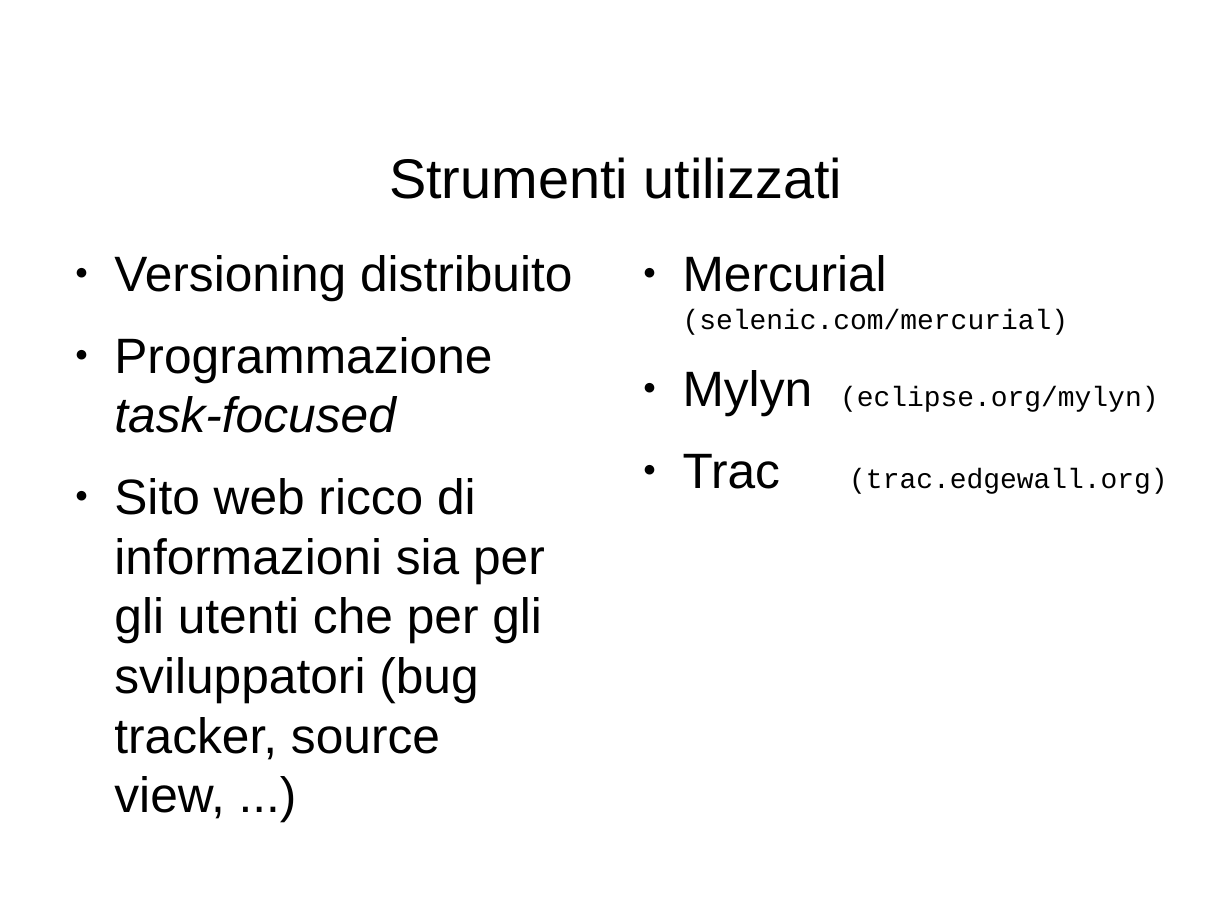
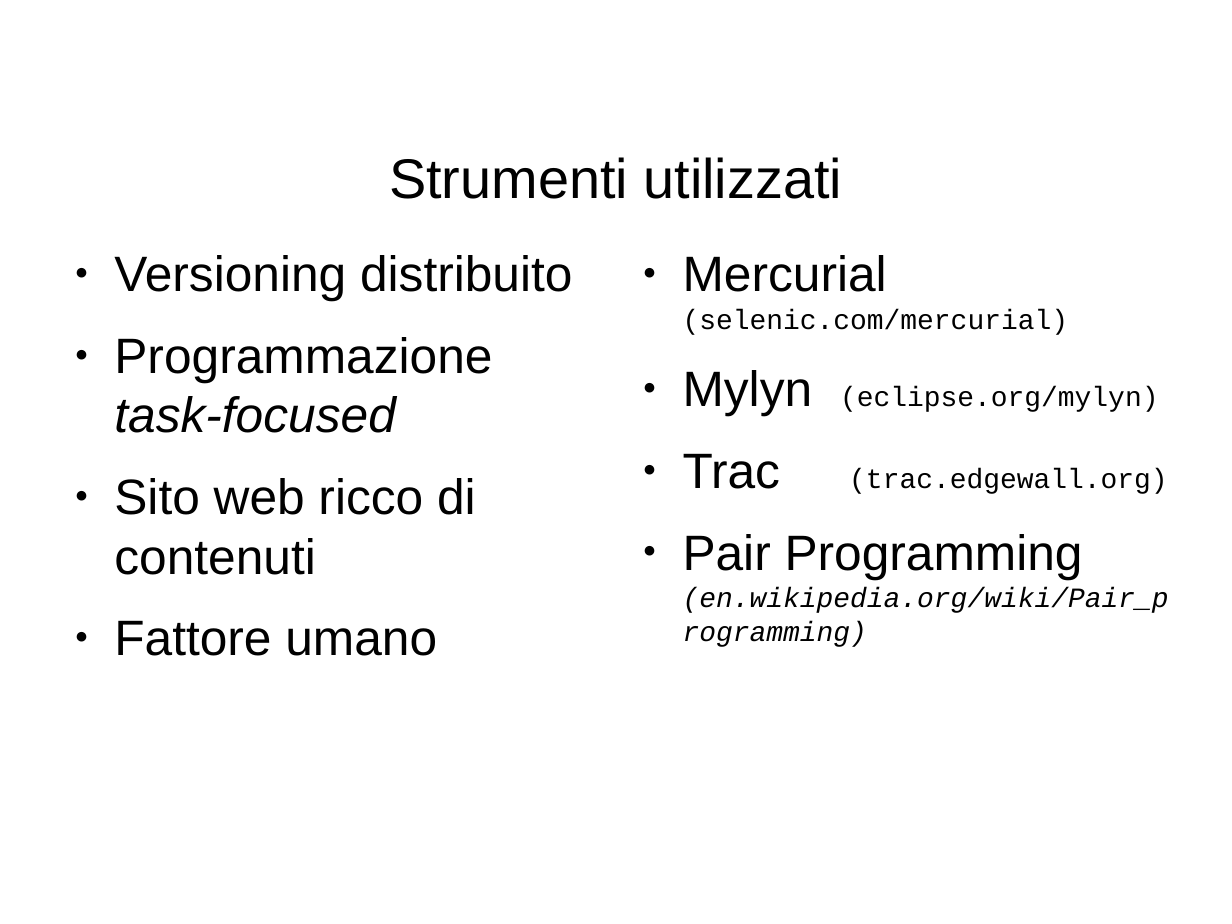
Before and after one commit to nolith/CaptureMJPEG, a slide deck: slide 10 of docs/presentazione.odp. Drawn at 1232x924 pixels with LibreOffice and Linux fonts; fonts in the diff are those of the drawing; background and template pictures are left out. Boxes give left, top, right and bottom in pixels: in the first picture for what was removed or moved away, otherwise in the second. Text is boxed around its words. In the diff, an @@ line names an element or a change of style, - is before the commit and + after.

```diff
--- a/docs/presentazione.odp
+++ b/docs/presentazione.odp
@@ text at (x1=114, y1=478, x2=476, y2=656): text changed @@
-● Sito web ricco di informazioni sia per gli utenti che per gli sviluppatori (bug tracker, source view, ...)
+● Sito web ricco di contenuti
+● Fattore umano
@@ text at (x1=683, y1=588, x2=1169, y2=613): paragraph added @@
+● Pair Programming (en.wikipedia.org/wiki/Pair_programming)
```
Also in this commit, not shown: 1 slide removed.
